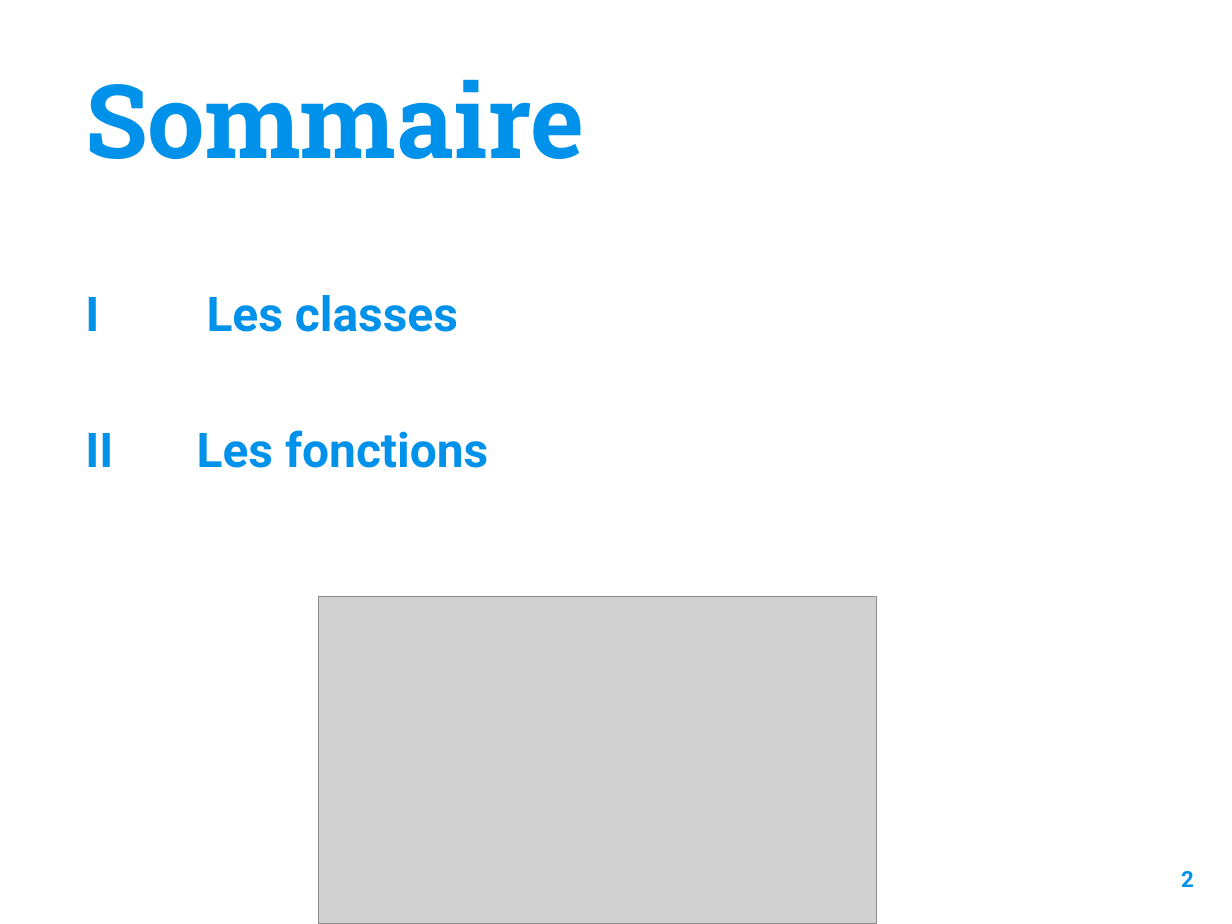
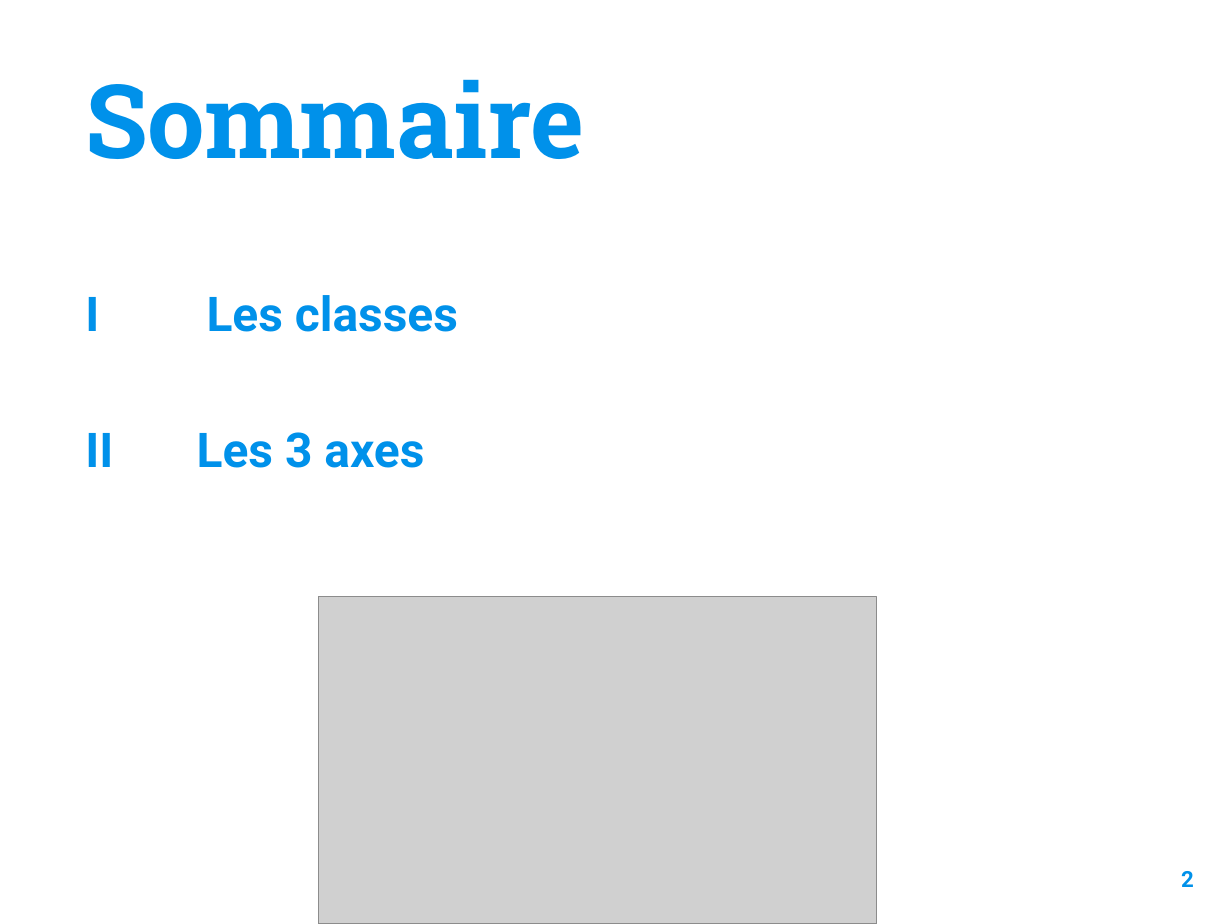
Before and after one commit to scorpionsdu78/trains_d_avance, a slide deck: slide 2 of PPT-Un-train-davance-F.pptx. Drawn at 1232x924 pixels with LibreOffice and Linux fonts; fonts in the diff are those of the drawing; grey boxes stand for pictures; background and template pictures are left out. Boxes give left, top, right and bottom in pixels: in the first picture for what was removed or moved away, otherwise in the second. Text is boxed around its words. In the diff, an @@ line names an element or a change of style, - is before the commit and + after.

```diff
--- a/PPT-Un-train-davance-F.pptx
+++ b/PPT-Un-train-davance-F.pptx
@@ text at bbox=[85, 432, 424, 468]: text changed @@
-II Les fonctions
+II Les 3 axes
```
Also in this commit, not shown: 12 other files.
